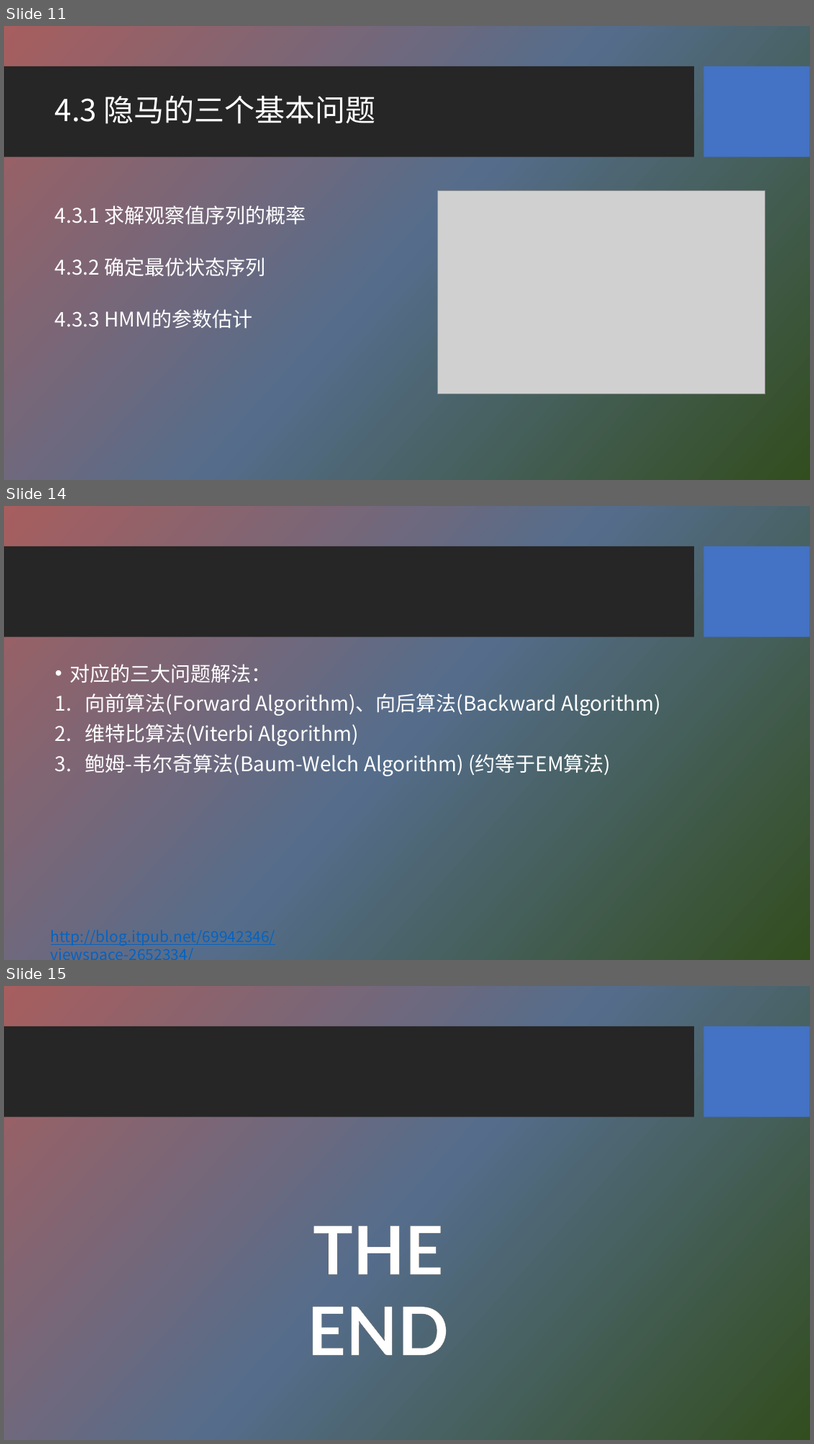
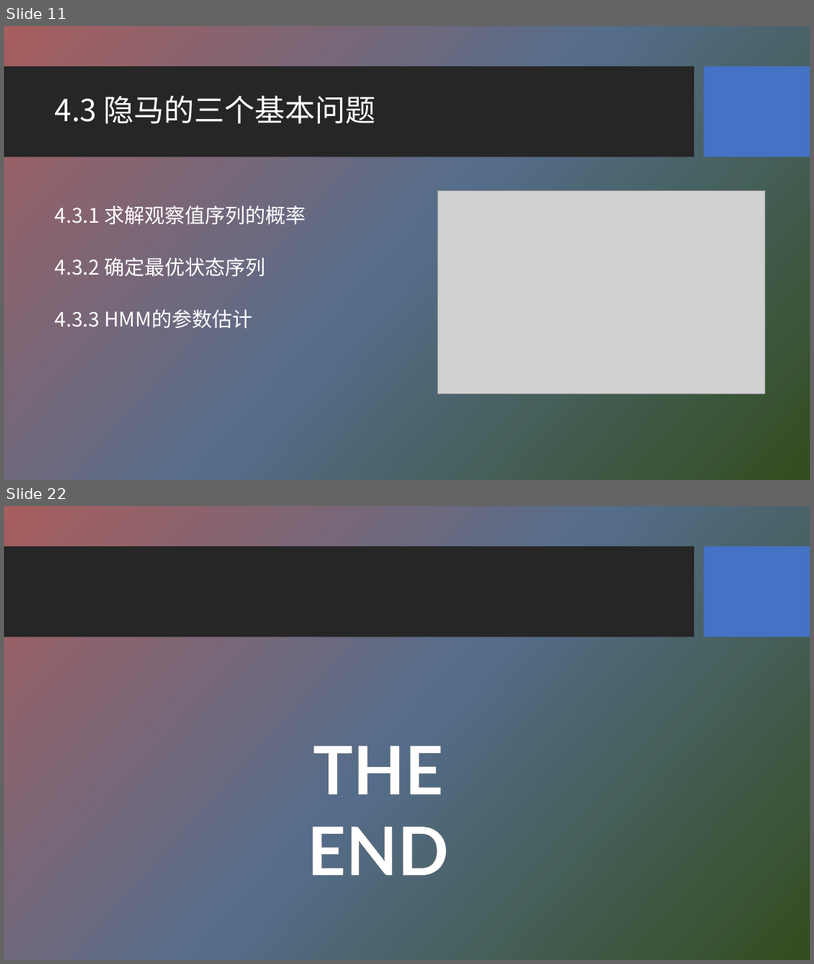
Before and after one commit to HBU/NLP_PPT, a slide deck: PPT-2020/ch04 隐马尔科夫模型.pptx. Shown one above the other, each under a label of ours: slides 11, 14 and 15 before the commit, slides 11 and 22 after it; the slides between them are not shown. The pictures are 814x1444 and 814x964 pixels, drawn with LibreOffice and Linux fonts; fonts in the diff are those of the drawing; grey boxes stand for pictures; background and template pictures are left out. Boxes give left, top, right and bottom in pixels: in the first picture for what was removed or moved away, otherwise in the second. Text is boxed around its words. In the diff, an @@ line names an element or a change of style, - is before the commit and + after.

```diff
--- a/PPT-2020/ch04 隐马尔科夫模型.pptx
+++ b/PPT-2020/ch04 隐马尔科夫模型.pptx
@@ slide 14 removed at [4, 506, 810, 960], background picture (left out); not listed: 2 template elements that a slide beside it also shows @@
@@ text removed at [70, 664, 661, 776] @@
-• 对应的三大问题解法：
-1. 向前算法(Forward Algorithm)、向后算法(Backward Algorithm)
-2. 维特比算法(Viterbi Algorithm)
-3. 鲍姆-韦尔奇算法(Baum-Welch Algorithm) (约等于EM算法)
@@ text removed at [44, 924, 403, 948] @@
-http://blog.itpub.net/69942346/viewspace-2652334/
@@ what was slide 15 is now slide 22 @@
```
Also in this commit, not shown: 3 slides changed, 9 slides added, 1 other slide removed.
